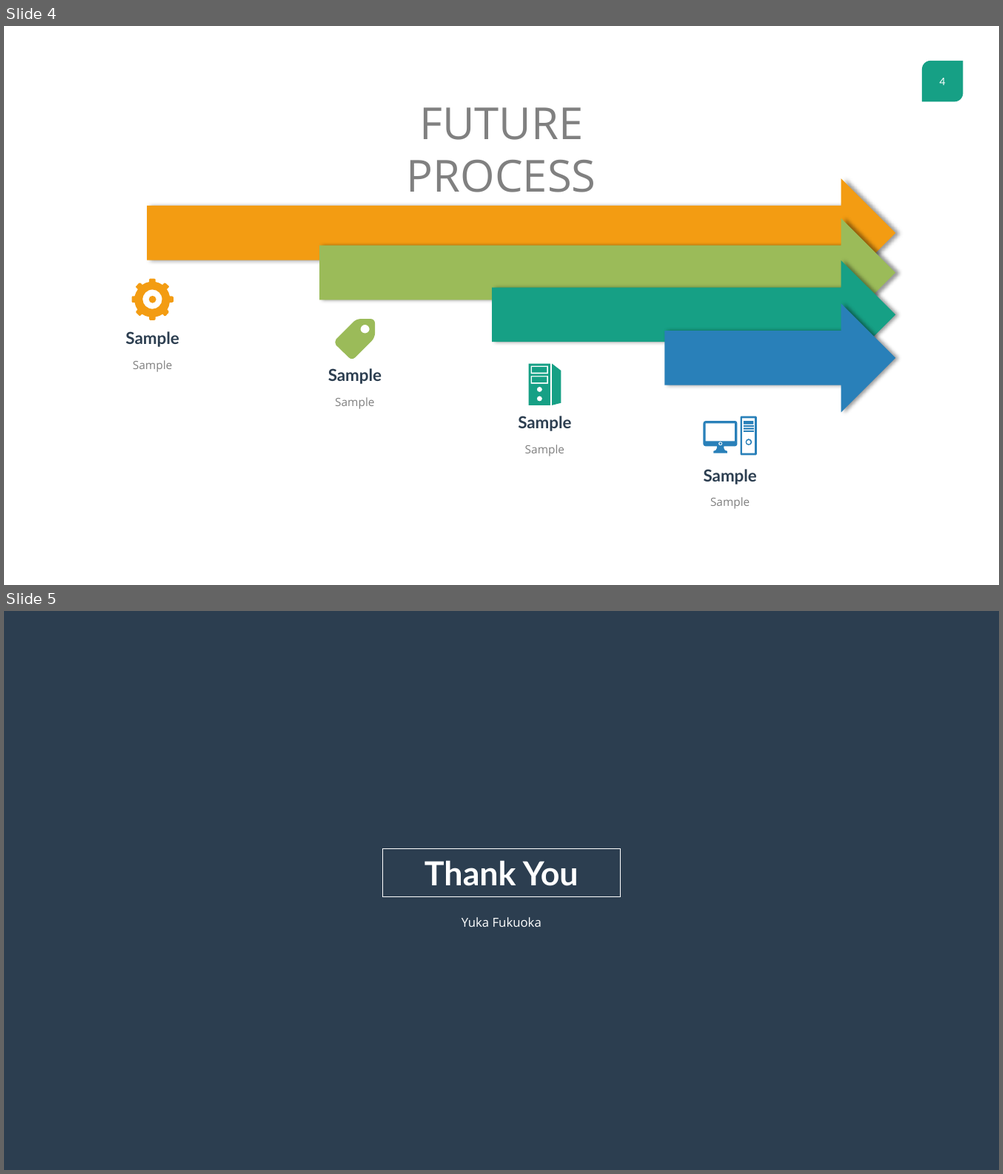
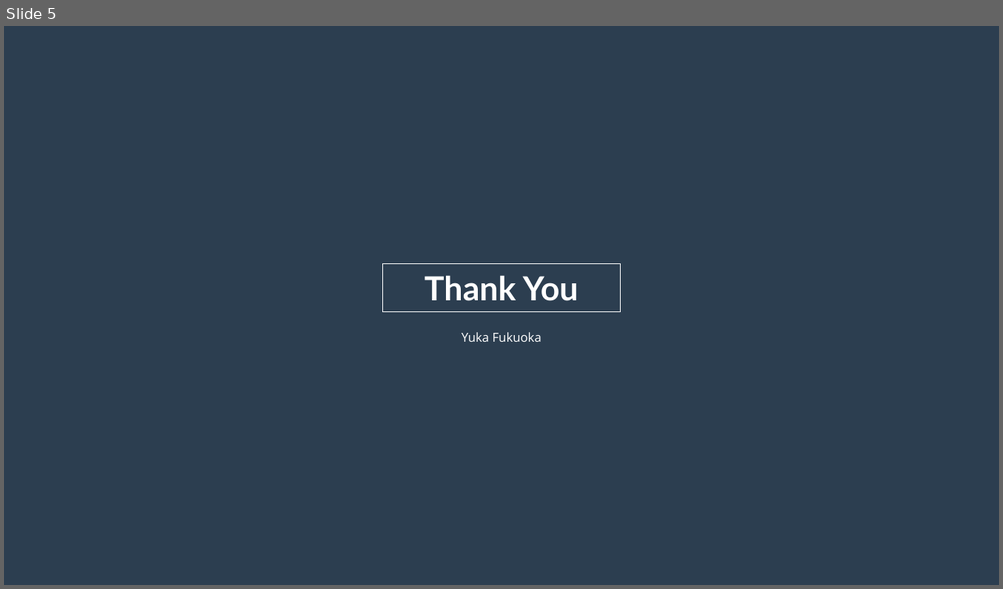
Before and after one commit to yamina36/yukaimages, a slide deck: Final Project/Datavizfinal.pptx. Shown one above the other, each under a label of ours: slides 4 and 5 before the commit, slide 5 after it. The pictures are 1003x1174 and 1003x589 pixels, drawn with LibreOffice and Linux fonts; fonts in the diff are those of the drawing. Boxes give left, top, right and bottom in pixels: in the first picture for what was removed or moved away, otherwise in the second. Text is boxed around its words. In the diff, an @@ line names an element or a change of style, - is before the commit and + after.

```diff
--- a/Final Project/Datavizfinal.pptx
+++ b/Final Project/Datavizfinal.pptx
@@ slide 4 removed at bbox=[4, 26, 999, 585], background #FFFFFF @@
@@ page number removed at bbox=[922, 61, 963, 102] @@
-4
@@ text removed at bbox=[407, 107, 596, 192] @@
-FUTURE PROCESS
@@ freeform shape removed at bbox=[131, 279, 173, 321] @@
@@ group removed at bbox=[148, 179, 896, 412]: 4 right arrows @@
@@ text removed at bbox=[125, 332, 179, 347] @@
-Sample
@@ freeform shape removed at bbox=[335, 319, 375, 360] @@
@@ text removed at bbox=[133, 360, 172, 372] @@
-Sample
@@ text removed at bbox=[328, 369, 381, 384] @@
-Sample
@@ freeform shape removed at bbox=[529, 364, 560, 406] @@
@@ text removed at bbox=[335, 397, 374, 409] @@
-Sample
@@ text removed at bbox=[518, 416, 571, 432] @@
-Sample
@@ freeform shape removed at bbox=[703, 416, 757, 455] @@
@@ text removed at bbox=[525, 445, 564, 457] @@
-Sample
@@ text removed at bbox=[703, 469, 757, 485] @@
-Sample
@@ text removed at bbox=[710, 497, 749, 509] @@
-Sample
```
Also in this commit, not shown: 1 slide changed, 2 slides added, 2 other slides removed.
